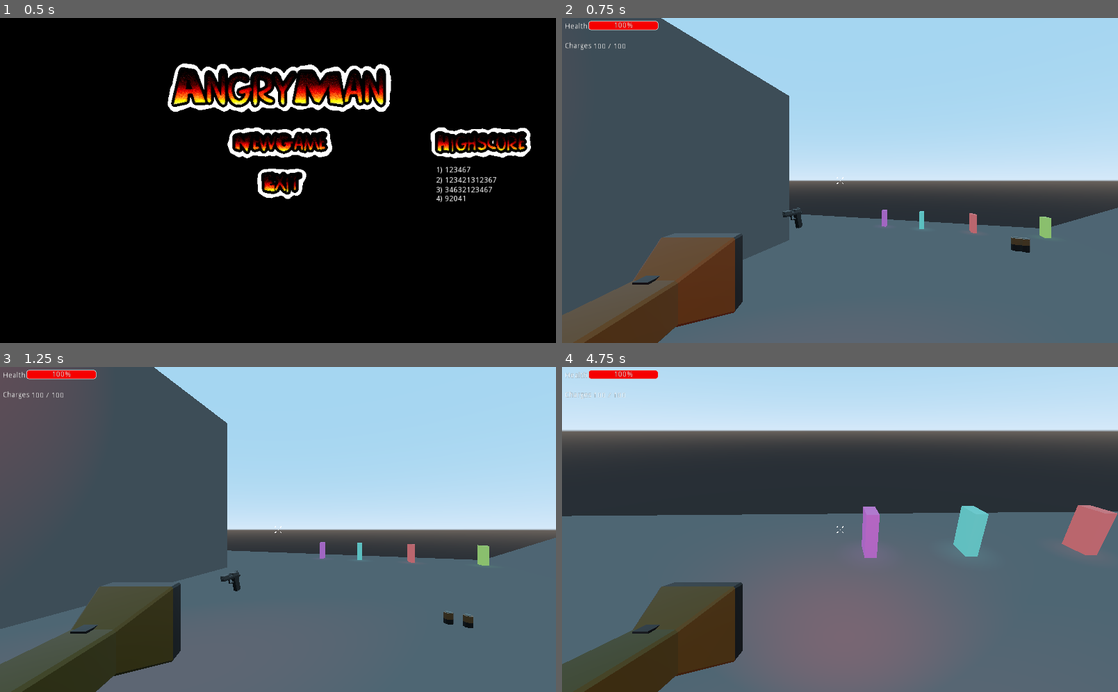
Above: before the commit, frames 1-4 (two rows, left to right).
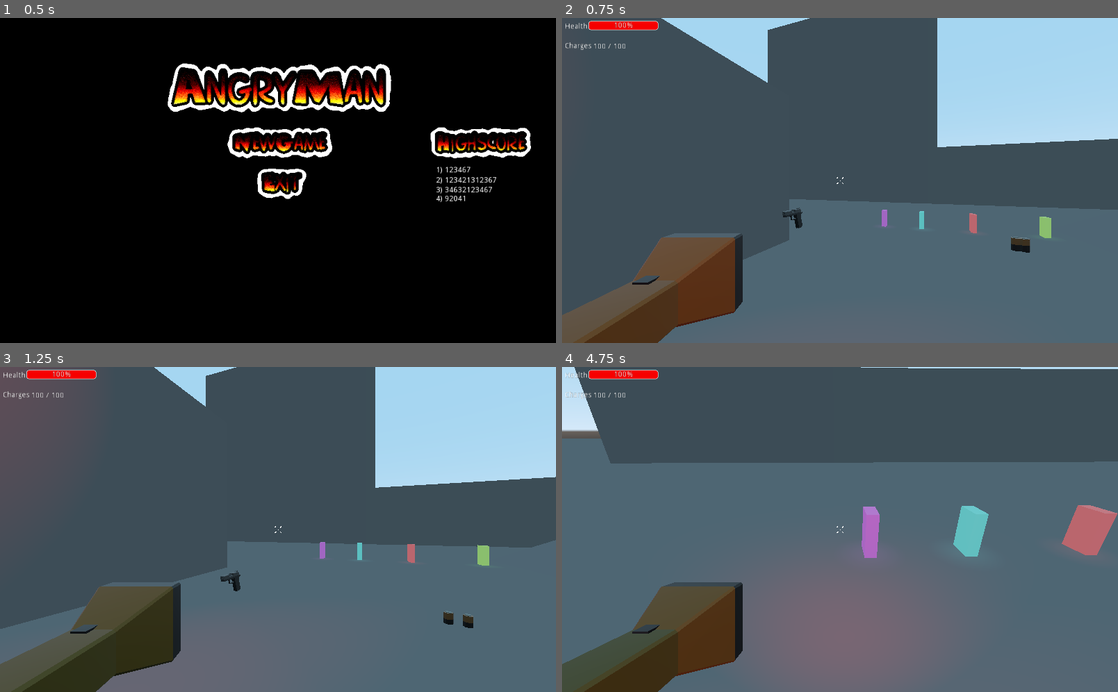
Above: after the commit, the same moments.

Repository: Bricode/BestGroupGameJam2021
Game: Godot game, scene res://Ui/TitleScreen/Title.tscn
Same seed, same stepped clock (60 frames per second), same inputs: the game is played once before the commit and once after it.
Inputs (mouse positions are in pixels of both pictures, inside the frame that each line leads up to):
- Up to frame 1 (0.5 s): no input
- Up to frame 2 (0.75 s): click (840, 141) at 0.5 s
- Up to frame 3 (1.25 s): no input
- Up to frame 4 (4.75 s): move the mouse to (867, 529) at 1.27 s; hold Right mouse button (aim) 1.28-2.03 s; hold W (move_forward) from 1.28 s (still down); tap Space (jump) at 1.52, 2.27, 3.77, 4.52 s; move the mouse to (812, 529) at 2.02 s; tap F (flashlight) at 2.1 s; move the mouse to (851, 523) at 2.77 s; press the mouse at (851, 523) at 2.78 s; move the mouse to (834, 536) at 3.52 s; release the mouse at (834, 536) at 3.53 s; tap Shift (sprint) at 3.6 s; move the mouse to (878, 532) at 4.27 s; hold Right mouse button (aim) from 4.28 s (still down)

Frame 1 is identical in both runs. In frame 2, 23% of the frame differs, in the area x 37-100%, y 0-65%; in frame 3, 21%; in frame 4, 40%, in the area x 0-100%, y 0-54%.

Commit message:
Update TestLevel.tscn

Diff:
--- a/BestGroupGameJam2021/Levels/TestLevel.tscn
+++ b/BestGroupGameJam2021/Levels/TestLevel.tscn
@@ -17,7 +17,7 @@
 transform = Transform( -0.354846, 0, 0.934925, 0, 1, 0, -0.934925, 0, -0.354846, 7.22422, 3.66799, -4.55087 )
 
 [node name="Ground" type="StaticBody" parent="."]
-transform = Transform( 14.5018, 0, 0, 0, 0.267955, 0, 0, 0, 13.3652, 0, 0, 0 )
+transform = Transform( 199.769, 0, 0, 0, 0.267955, 0, 0, 0, 169.789, 0, 0, 0 )
 collision_layer = 3
 collision_mask = 3
 
@@ -27,7 +27,7 @@
 [node name="CSGBox" type="CSGBox" parent="Ground"]
 
 [node name="Ground2" type="StaticBody" parent="."]
-transform = Transform( 14.5018, 0, 0, 0, 0.267955, 0, 0, 0, 13.3652, -0.158639, 10.364, -50.3763 )
+transform = Transform( 46.7767, 0, 0, 0, 0.267955, 0, 0, 0, 13.3652, -0.158639, 10.364, -50.3763 )
 collision_layer = 3
 collision_mask = 3
 
@@ -45,6 +45,17 @@
 shape = SubResource( 1 )
 
 [node name="CSGBox" type="CSGBox" parent="Slope"]
+transform = Transform( 1, 0, 0, 0, 1, -3.8147e-06, 0, 1.86265e-09, 1, 0, -0.568336, 0.0049206 )
+
+[node name="Slope2" type="StaticBody" parent="."]
+transform = Transform( -14.5018, -9.2872e-09, -1.07268e-06, 0, 0.245997, -5.29877, 1.26779e-06, -0.106233, -12.27, 0, 4.9462, -76.0192 )
+collision_layer = 3
+collision_mask = 3
+
+[node name="CollisionShape" type="CollisionShape" parent="Slope2"]
+shape = SubResource( 1 )
+
+[node name="CSGBox" type="CSGBox" parent="Slope2"]
 
 [node name="Building" type="StaticBody" parent="."]
 transform = Transform( -4.87485, 0, 0, 0, 4.38831, 0, 0, 0, 3.45584, 0, 4.61846, 6.77904 )
@@ -55,6 +66,46 @@
 shape = SubResource( 1 )
 
 [node name="CSGBox" type="CSGBox" parent="Building"]
+
+[node name="Building4" type="StaticBody" parent="."]
+transform = Transform( -4.87485, 0, 0, 0, 4.38831, 0, 0, 0, 3.45584, -59.3062, 4.61846, -125.503 )
+collision_layer = 3
+collision_mask = 3
+
+[node name="CollisionShape" type="CollisionShape" parent="Building4"]
+shape = SubResource( 1 )
+
+[node name="CSGBox" type="CSGBox" parent="Building4"]
+
+[node name="Building5" type="StaticBody" parent="."]
+transform = Transform( -4.87485, 0, 0, 0, 4.38831, 0, 0, 0, 47.0441, -36.4061, 4.61846, -23.4156 )
+collision_layer = 3
+collision_mask = 3
+
+[node name="CollisionShape" type="CollisionShape" parent="Building5"]
+shape = SubResource( 1 )
+
+[node name="CSGBox" type="CSGBox" parent="Building5"]
+
+[node name="Building2" type="StaticBody" parent="."]
+transform = Transform( -59.9203, 0, 0, 0, 33.8898, 0, 0, 0, 33.2319, 107.719, 34.0429, -123.49 )
+collision_layer = 3
+collision_mask = 3
+
+[node name="CollisionShape" type="CollisionShape" parent="Building2"]
+shape = SubResource( 1 )
+
+[node name="CSGBox" type="CSGBox" parent="Building2"]
+
+[node name="Building3" type="StaticBody" parent="."]
+transform = Transform( -59.9203, 0, 0, 0, 33.8898, 0, 0, 0, 33.2319, -134.167, 34.0429, 25.8952 )
+collision_layer = 3
+collision_mask = 3
+
+[node name="CollisionShape" type="CollisionShape" parent="Building3"]
+shape = SubResource( 1 )
+
+[node name="CSGBox" type="CSGBox" parent="Building3"]
 
 [node name="Glowing Block Green" type="StaticBody" parent="."]
 transform = Transform( 0.360907, 0, 0, 0, -0.613025, 0, 0, 0, 0.165572, -11.0376, 0.940244, -11.4479 )
@@ -136,3 +187,12 @@
 
 [node name="Enemy" parent="Enemys" instance=ExtResource( 9 )]
 transform = Transform( 1, 0, 0, 0, 1, 0, 0, 0, 1, 12.1117, 4.32343, -9.15189 )
+
+[node name="Enemy2" parent="Enemys" instance=ExtResource( 9 )]
+transform = Transform( 1, 0, 0, 0, 1, 0, 0, 0, 1, 22.7035, 0, 0 )
+
+[node name="Enemy3" parent="Enemys" instance=ExtResource( 9 )]
+transform = Transform( 1, 0, 0, 0, 1, 0, 0, 0, 1, 12.1117, 6.63506, 7.88976 )
+
+[node name="Enemy4" parent="Enemys" instance=ExtResource( 9 )]
+transform = Transform( 1, 0, 0, 0, 1, 0, 0, 0, 1, 22.7035, 2.31163, 17.0416 )
